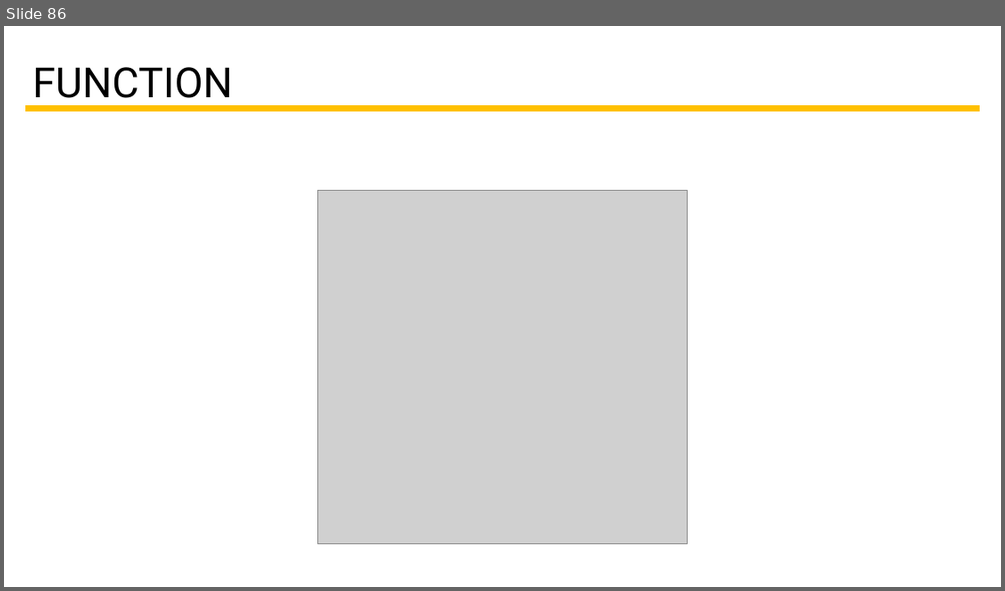
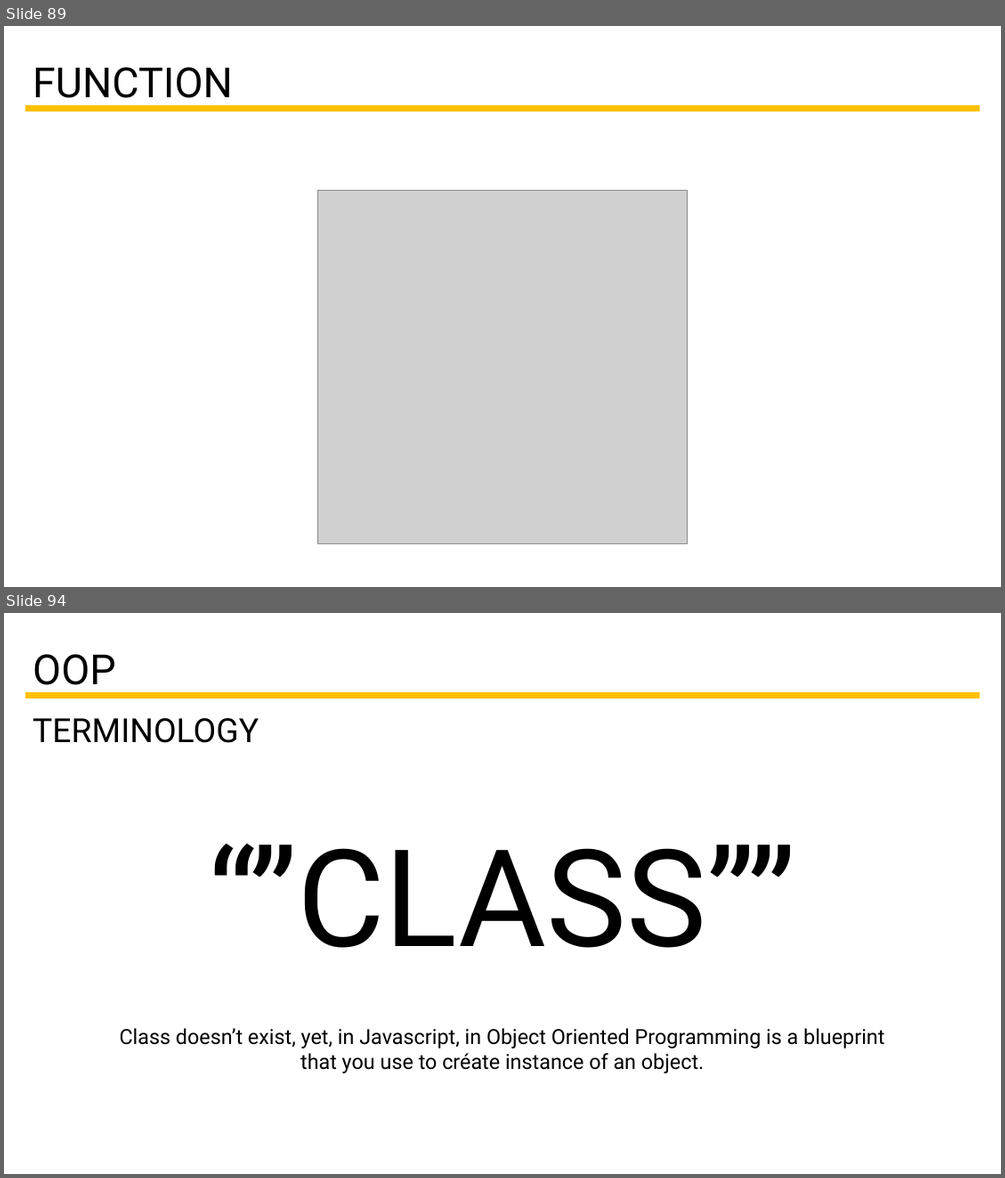
Before and after one commit to tcorral/Javascript_Ironhack, a slide deck: Slides/Presentación Javascript.pptx. Shown one above the other, each under a label of ours: slide 86 before the commit, slides 89 and 94 after it; the slides between them are not shown. The pictures are 1005x591 and 1005x1178 pixels, drawn with LibreOffice and Linux fonts; fonts in the diff are those of the drawing; grey boxes stand for pictures. Boxes give left, top, right and bottom in pixels: in the first picture for what was removed or moved away, otherwise in the second. Text is boxed around its words. In the diff, an @@ line names an element or a change of style, - is before the commit and + after.

```diff
--- a/Slides/Presentación Javascript.pptx
+++ b/Slides/Presentación Javascript.pptx
@@ slide 94 added at [4,613,1001,1174], background #FFFFFF @@
@@ text added at [32,654,116,694], 40 pt, text #000000 @@
+OOP
@@ line added from (25, 696) to (979, 696), #FFC000 6 pt @@
@@ text added at [32,718,259,743], 32 pt, text #000000 @@
+TERMINOLOGY
@@ text added at [208,844,795,948], 130 pt, text #000000 @@
+“”CLASS””
@@ text added at [120,1028,884,1073], 20 pt, text #000000 @@
+Class doesn’t exist, yet, in Javascript, in Object Oriented Programming is a blueprint
+that you use to créate instance of an object.
@@ what was slide 86 is now slide 89 @@
```
Also in this commit, not shown: 23 other slides added, 15 other files.
